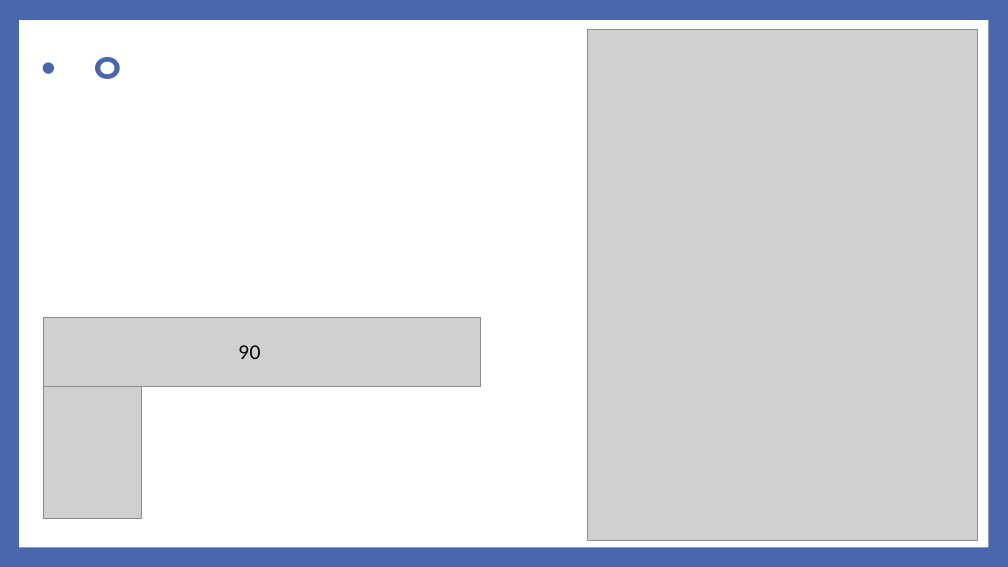
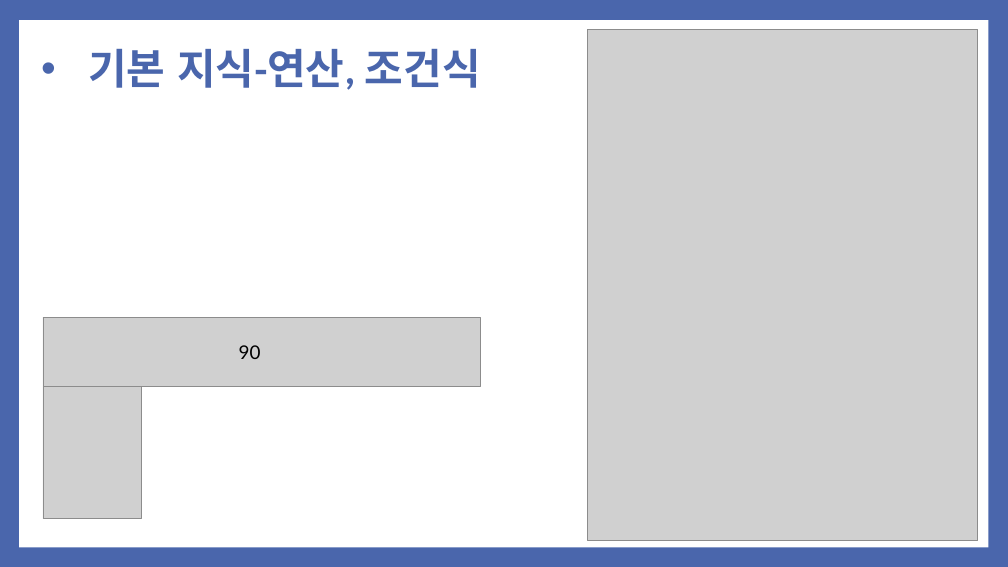
Before and after one commit to noheul1030/KOPO-HTML, a slide deck: slide 8 of 과제PPT/기업업무 3강.pptx (slide 7 before the commit). Drawn at 1008x567 pixels with LibreOffice and Linux fonts; fonts in the diff are those of the drawing; grey boxes stand for pictures. Boxes give left, top, right and bottom in pixels: in the first picture for what was removed or moved away, otherwise in the second. Text is boxed around its words. In the diff, an @@ line names an element or a change of style, - is before the commit and + after.

```diff
--- a/과제PPT/기업업무 3강.pptx
+++ b/과제PPT/기업업무 3강.pptx
@@ text at (88, 49, 481, 90): text changed @@
-• ㅇ
+• 기본 지식-연산, 조건식
```
Also in this commit, not shown: 27 slides added, 25 slides removed.
